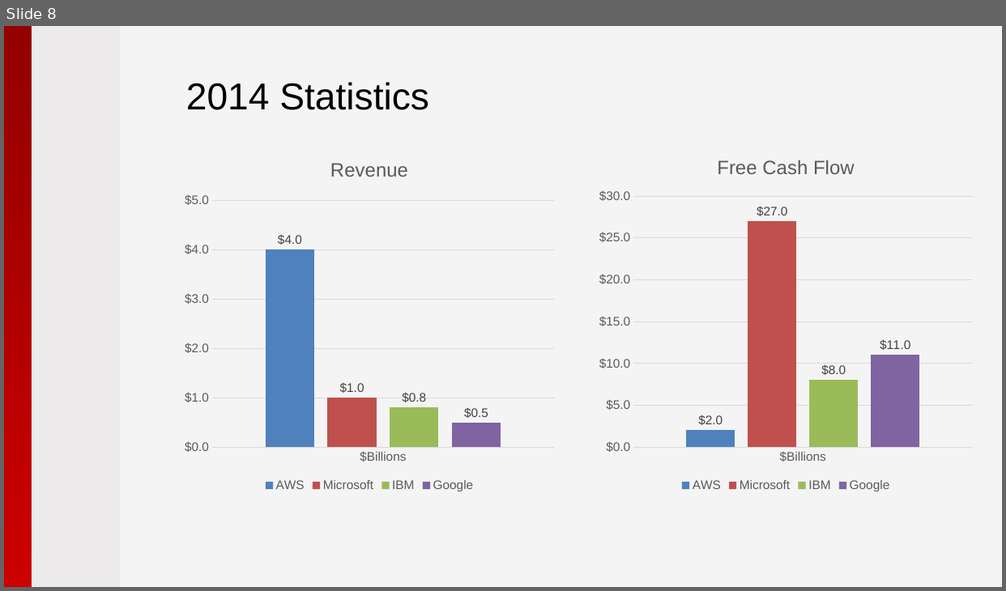
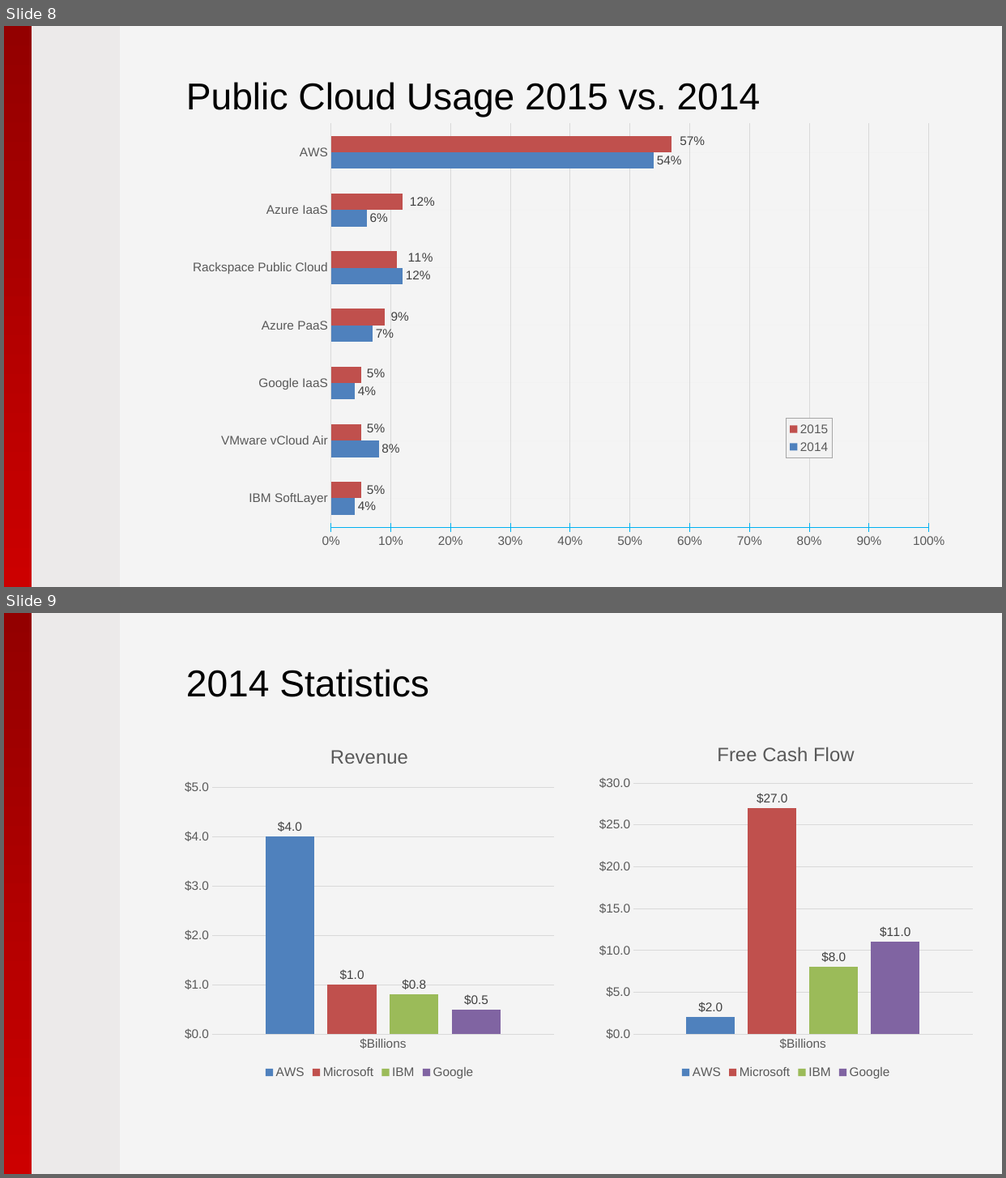
Before and after one commit to pryabov/Hackathon-2015, a slide deck: Presentation/2015 - Microsoft Azure.pptx. Shown one above the other, each under a label of ours: slide 8 before the commit, slides 8 and 9 after it. The pictures are 1006x591 and 1006x1178 pixels, drawn with LibreOffice and Linux fonts; fonts in the diff are those of the drawing; background and template pictures are left out. Boxes give left, top, right and bottom in pixels: in the first picture for what was removed or moved away, otherwise in the second. Text is boxed around its words. In the diff, an @@ line names an element or a change of style, - is before the commit and + after.

```diff
--- a/Presentation/2015 - Microsoft Azure.pptx
+++ b/Presentation/2015 - Microsoft Azure.pptx
@@ slide 8 added at bbox=[4, 26, 1002, 587], background #F4F4F4; not listed: 2 template elements that a slide beside it also shows @@
@@ title added at bbox=[186, 82, 761, 118], 36 pt, text #000000 @@
+Public Cloud Usage 2015 vs. 2014
@@ bar chart added at bbox=[178, 112, 957, 556] @@
+categories: IBM SoftLayer, VMware vCloud Air, Google IaaS, Azure PaaS, Rackspace Public Cloud, Azure IaaS, AWS
+2014: 0.04, 0.08, 0.04, 0.07, 0.12, 0.06, 0.54
+2015: 0.05, 0.05, 0.05, 0.09, 0.11, 0.12, 0.57
@@ what was slide 8 is now slide 9 @@
```
Also in this commit, not shown: 11 slides changed, 2 other slides added, 9 other files.
